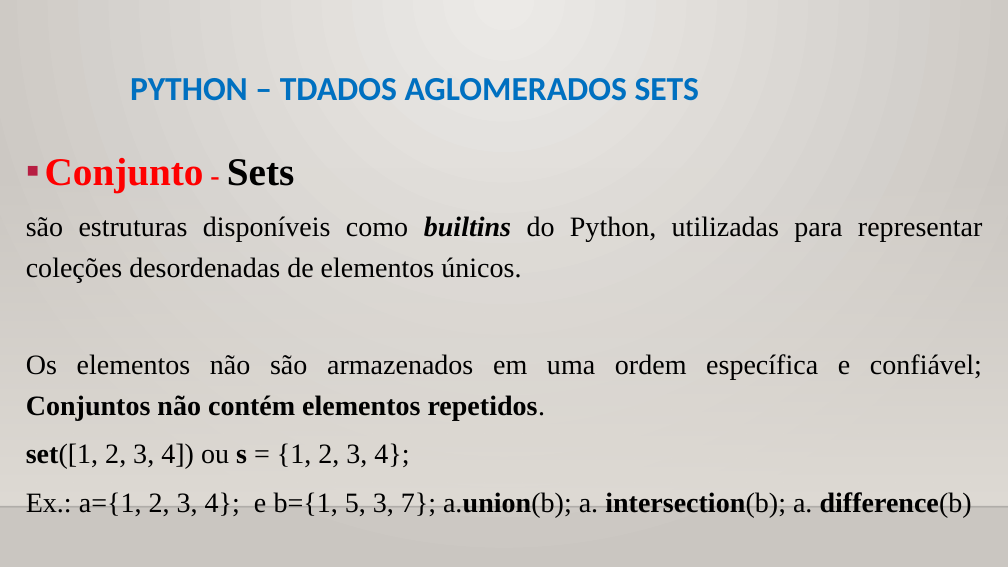
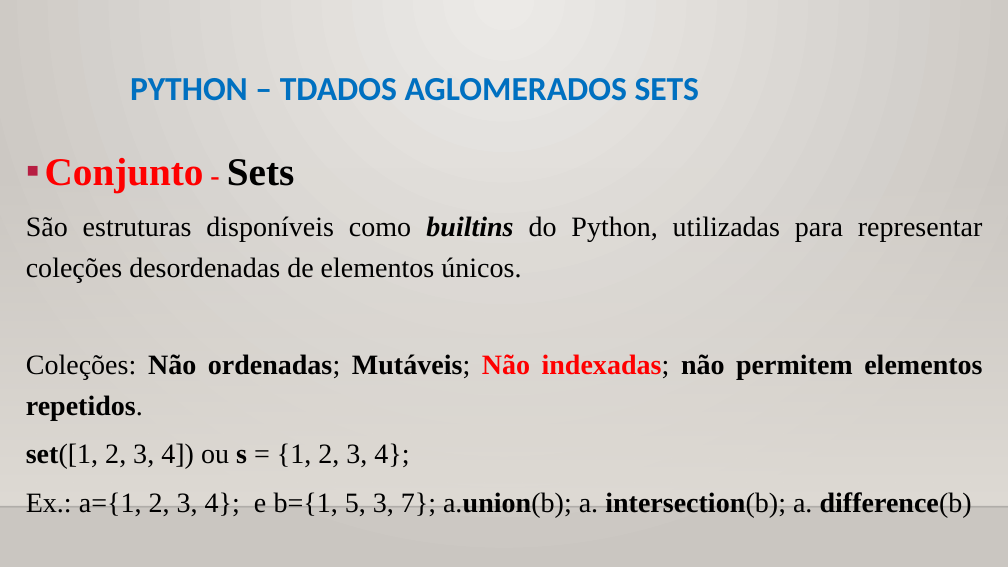
Before and after one commit to CloudEducationBrazil/WydenPythonParadigmas, a slide deck: slide 22 of 01 Classes/Aula 07 Programação Python - Tipos de Dados Aglomerados.pptx. Drawn at 1008x567 pixels with LibreOffice and Linux fonts; fonts in the diff are those of the drawing; background and template pictures are left out. Boxes give left, top, right and bottom in pixels: in the first picture for what was removed or moved away, otherwise in the second. Text is boxed around its words. In the diff, an @@ line names an element or a change of style, - is before the commit and + after.

```diff
--- a/01 Classes/Aula 07 Programação Python - Tipos de Dados Aglomerados.pptx
+++ b/01 Classes/Aula 07 Programação Python - Tipos de Dados Aglomerados.pptx
@@ text at box(26, 216, 982, 420): text changed @@
-são estruturas disponíveis como builtins do Python, utilizadas para representar coleções desordenadas de elementos únicos.
-Os elementos não são armazenados em uma ordem específica e confiável; Conjuntos não contém elementos repetidos.
+São estruturas disponíveis como builtins do Python, utilizadas para representar coleções desordenadas de elementos únicos.
+Coleções: Não ordenadas; Mutáveis; Não indexadas; não permitem elementos repetidos.
```
Also in this commit, not shown: 6 other slides changed, 1 slide added, 2 other files.
